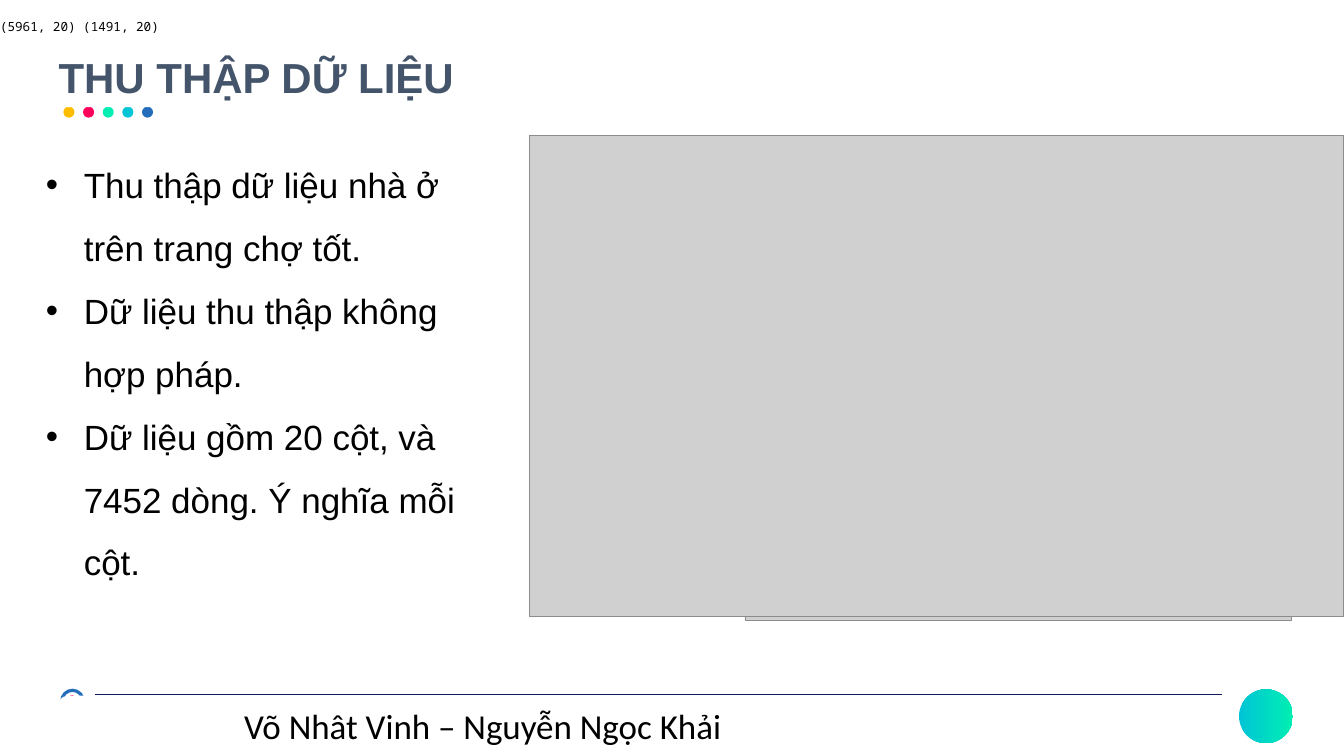
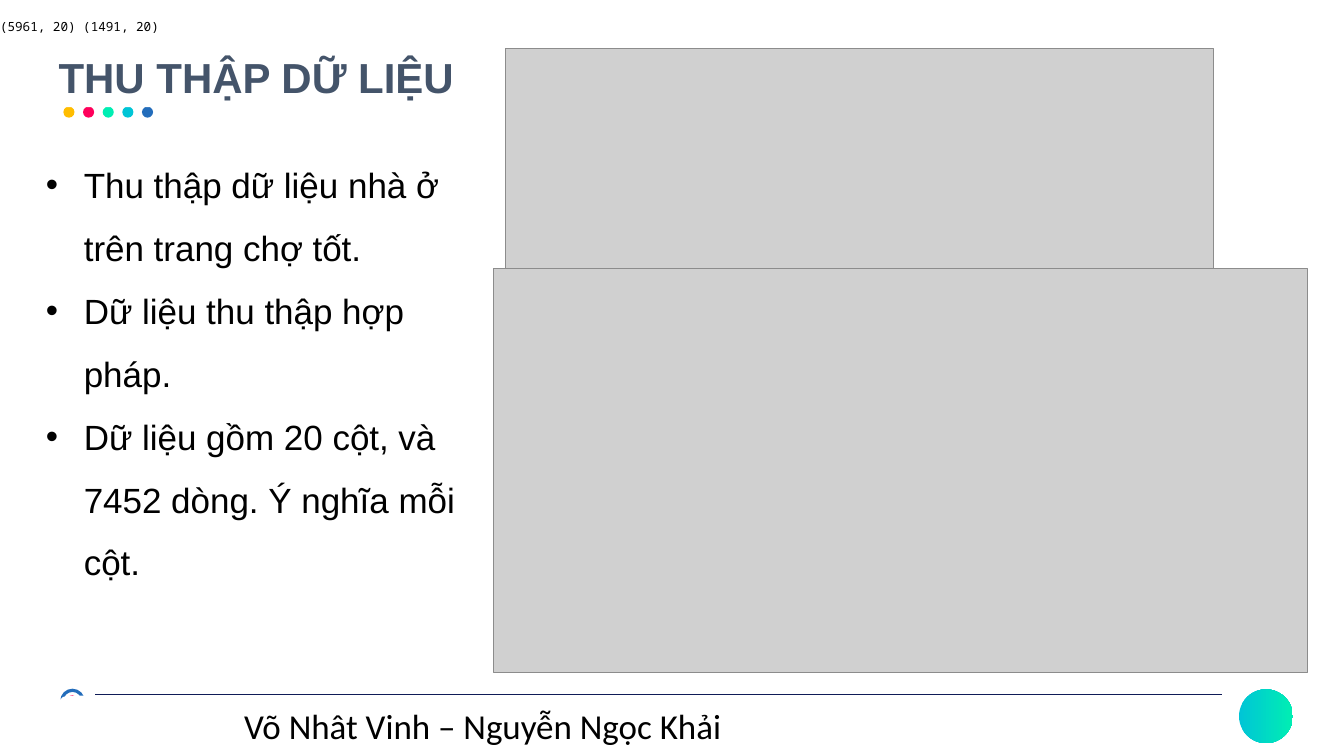
Before and after one commit to VoNhatVinh/DataScienceProject, a slide deck: slide 4 of ds_midterm.pptx. Drawn at 1344x756 pixels with LibreOffice and Linux fonts; fonts in the diff are those of the drawing; grey boxes stand for pictures. Boxes give left, top, right and bottom in pixels: in the first picture for what was removed or moved away, otherwise in the second. Text is boxed around its words. In the diff, an @@ line names an element or a change of style, - is before the commit and + after.

Commit message:
update slide

```diff
--- a/ds_midterm.pptx
+++ b/ds_midterm.pptx
@@ rectangle "(5961, 20) (1491, 20)": place and size @@
-rectangle "(5961, 20) (1491, 20)" at box(0, 22, 159, 33)
+rectangle "(5961, 20) (1491, 20)" at box(0, 0, 1344, 50)
@@ picture added at box(505, 48, 1213, 370) @@
@@ picture removed at box(745, 137, 1292, 621) @@
@@ picture: place and size @@
-picture at box(529, 135, 1344, 617)
+picture at box(494, 269, 1309, 673)
@@ text at box(84, 298, 404, 393): text changed @@
-• Dữ liệu thu thập không hợp pháp.
+• Dữ liệu thu thập hợp pháp.
```
Also in this commit, not shown: 1 other slide changed, 18 slides removed.
